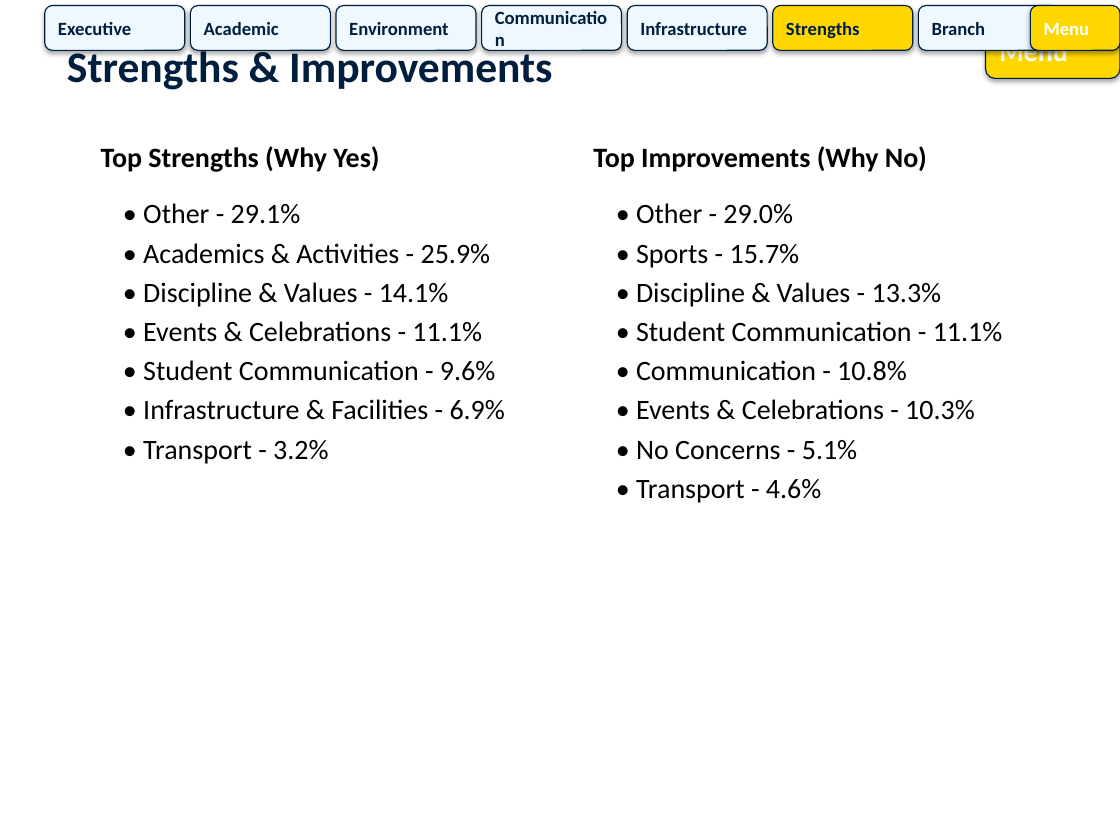
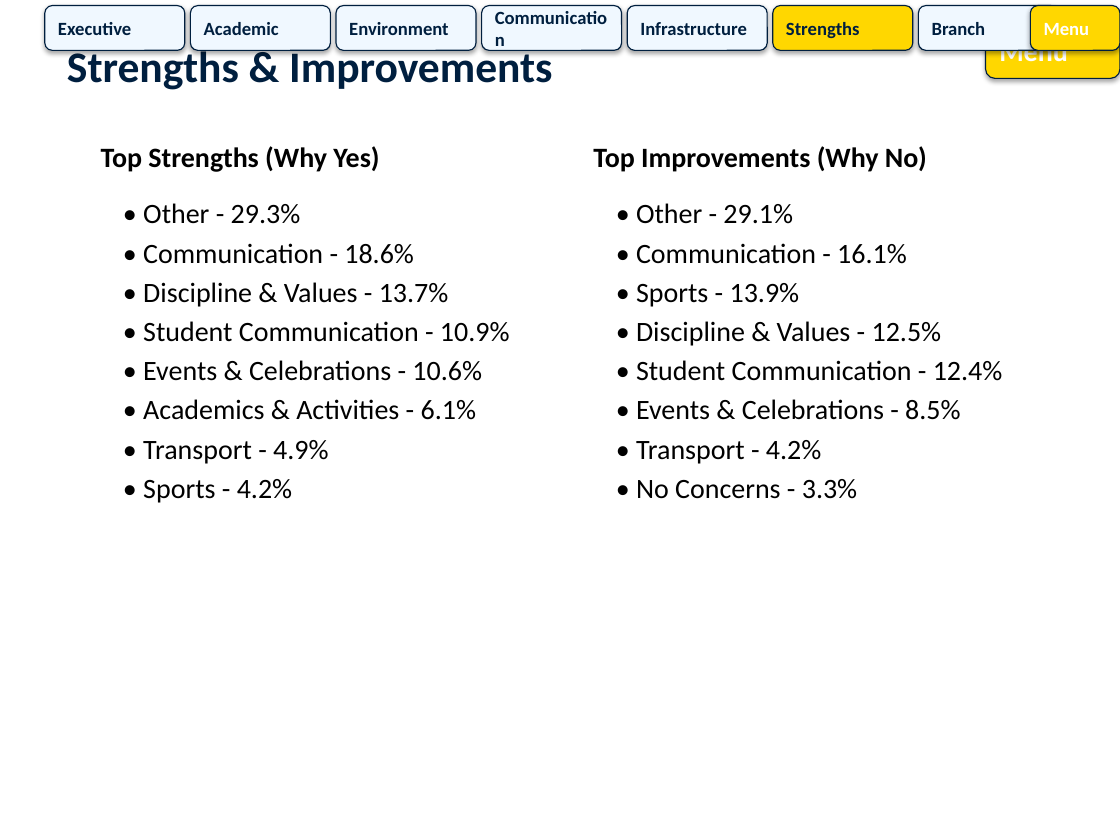
Before and after one commit to commonlearning892/feedback, a slide deck: slide 13 of Pre_Primary_Feedback_Analysis.pptx. Drawn at 1120x840 pixels with LibreOffice and Linux fonts; fonts in the diff are those of the drawing. Boxes give left, top, right and bottom in pixels: in the first picture for what was removed or moved away, otherwise in the second. Text is boxed around its words. In the diff, an @@ line names an element or a change of style, - is before the commit and + after.

```diff
--- a/Pre_Primary_Feedback_Analysis.pptx
+++ b/Pre_Primary_Feedback_Analysis.pptx
@@ text at <box>143,203,301,224</box>: text changed @@
-• Other - 29.1%
+• Other - 29.3%
@@ text at <box>636,203,793,224</box>: text changed @@
-• Other - 29.0%
+• Other - 29.1%
@@ text at <box>344,244,414,264</box>: text changed @@
-• Academics & Activities - 25.9%
+• Communication - 18.6%
@@ text added at <box>636,243,907,264</box>, 18 pt, text #000000 @@
+• Communication - 16.1%
@@ text at <box>143,282,449,307</box>: text changed @@
-• Discipline & Values - 14.1%
+• Discipline & Values - 13.7%
@@ text at <box>636,283,800,307</box>: text changed @@
-• Sports - 15.7%
+• Sports - 13.9%
@@ text at <box>143,321,510,342</box>: text changed @@
-• Student Communication - 9.6%
+• Student Communication - 10.9%
@@ text at <box>636,321,942,346</box>: text changed @@
-• Discipline & Values - 13.3%
+• Discipline & Values - 12.5%
@@ text at <box>143,360,482,381</box>: text changed @@
-• Events & Celebrations - 11.1%
+• Events & Celebrations - 10.6%
@@ text at <box>636,360,1003,381</box>: text changed @@
-• Student Communication - 11.1%
+• Student Communication - 12.4%
@@ text removed at <box>636,360,907,381</box> @@
-• Communication - 10.8%
@@ text at <box>143,399,476,420</box>: text changed @@
-• Infrastructure & Facilities - 6.9%
+• Academics & Activities - 6.1%
@@ text at <box>636,399,960,420</box>: text changed @@
-• Events & Celebrations - 10.3%
+• Events & Celebrations - 8.5%
@@ text at <box>143,440,328,464</box>: text changed @@
-• Transport - 3.2%
+• Transport - 4.9%
@@ text at <box>636,440,821,464</box>: text changed @@
-• Transport - 4.6%
+• Transport - 4.2%
@@ text added at <box>143,479,292,503</box>, 18 pt, text #000000 @@
+• Sports - 4.2%
@@ text at <box>636,479,857,499</box>: text changed @@
-• No Concerns - 5.1%
+• No Concerns - 3.3%
```
Also in this commit, not shown: 9 other slides changed, 14 other files.
